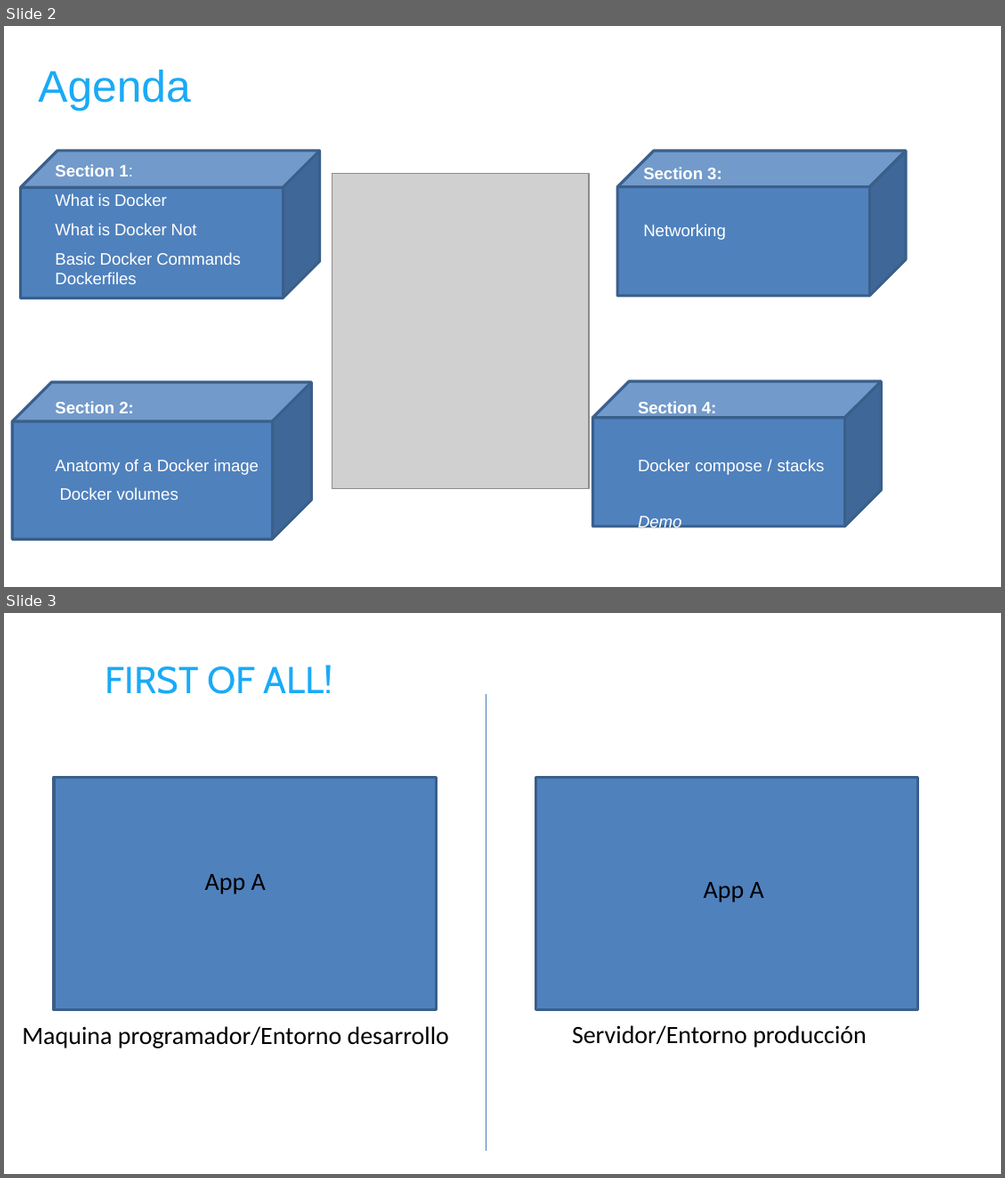
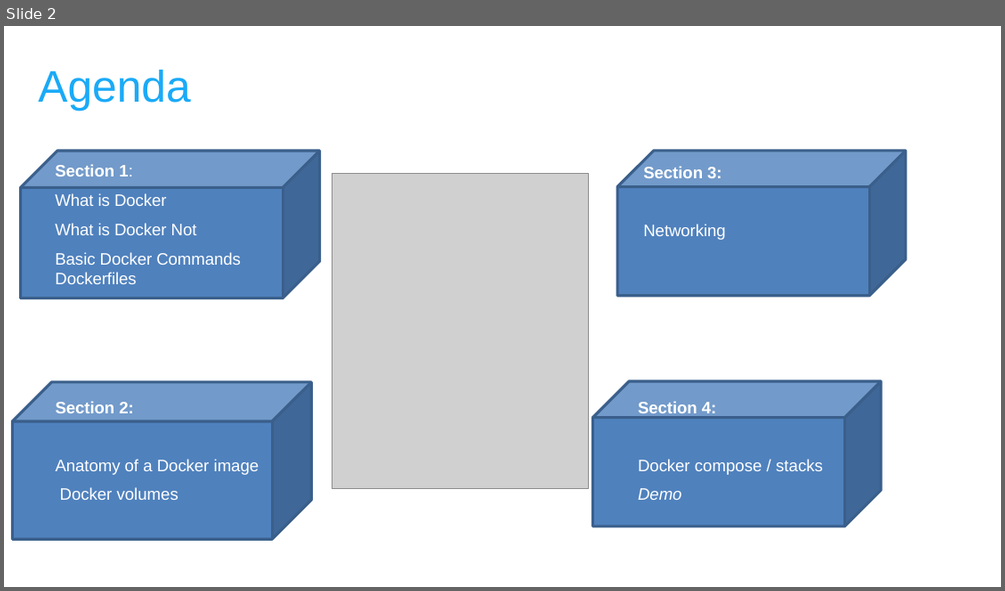
Before and after one commit to falcon-sky/containerization, a slide deck: Docker/Day1/docker_understanding.pptx. Shown one above the other, each under a label of ours: slides 2 and 3 before the commit, slide 2 after it. The pictures are 1005x1178 and 1005x591 pixels, drawn with LibreOffice and Linux fonts; fonts in the diff are those of the drawing; grey boxes stand for pictures; background and template pictures are left out. Boxes give left, top, right and bottom in pixels: in the first picture for what was removed or moved away, otherwise in the second. Text is boxed around its words. In the diff, an @@ line names an element or a change of style, - is before the commit and + after.

Commit message:
training docker

```diff
--- a/Docker/Day1/docker_understanding.pptx
+++ b/Docker/Day1/docker_understanding.pptx
@@ slide 3 removed at bbox=[4, 613, 1001, 1174], background #FFFFFF @@
@@ title removed at bbox=[105, 665, 333, 694] @@
-FIRST OF ALL!
@@ line removed from (485, 694) to (485, 1151) @@
@@ rectangle removed at bbox=[54, 778, 436, 1010] @@
@@ rectangle removed at bbox=[535, 778, 917, 1010] @@
@@ text removed at bbox=[205, 874, 266, 894] @@
-App A
@@ text removed at bbox=[704, 882, 764, 902] @@
-App A
@@ text removed at bbox=[22, 1026, 449, 1048] @@
-Maquina programador/Entorno desarrollo
@@ text removed at bbox=[572, 1025, 866, 1047] @@
-Servidor/Entorno producción
@@ slide 2 changed as well @@
@@ proportions changed in 3 elements at bbox=[12, 382, 311, 539], bbox=[593, 381, 882, 525], bbox=[21, 151, 320, 298] @@
@@ text "Section 2:" at bbox=[56, 401, 259, 499]: line spacing 1.41 to 1.4 @@
@@ text at bbox=[638, 401, 823, 475]: line spacing 1.41 to 1.4 @@
```
Also in this commit, not shown: 20 other slides changed, 1 slide added, 16 other files.
